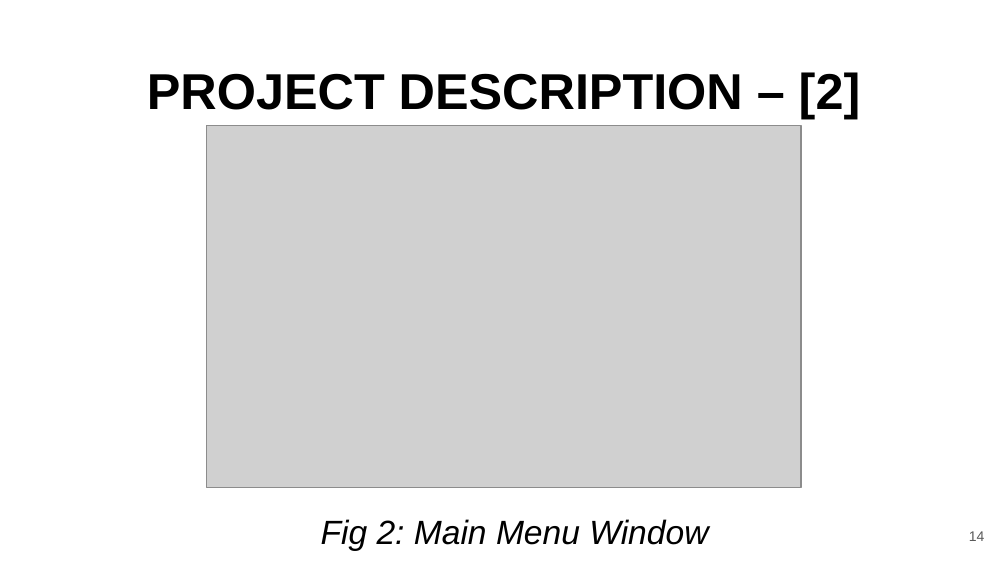
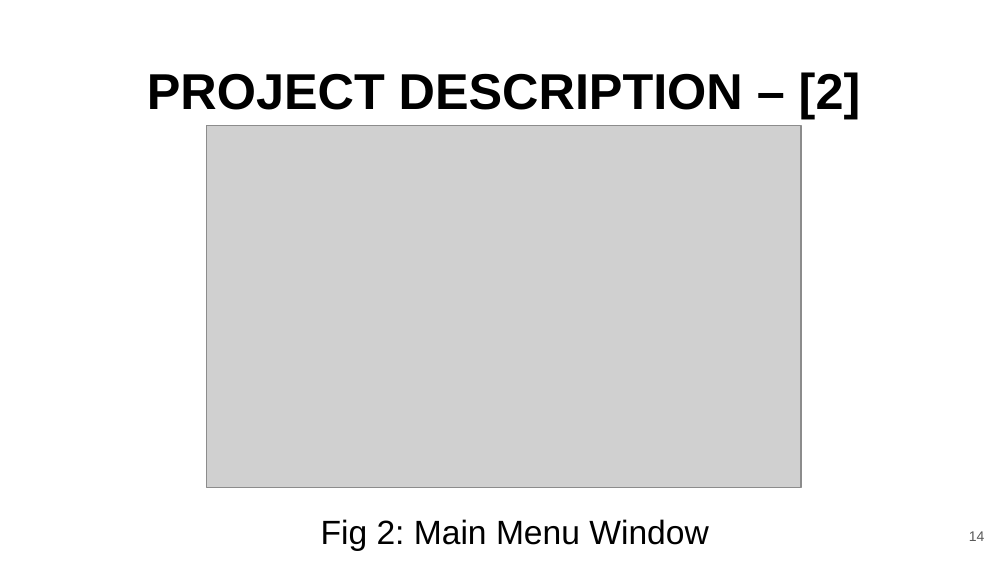
Before and after one commit to pankajmehta07/Sales-Management-System, a slide deck: slide 14 of Sales_Management_Project.pptx. Drawn at 1008x567 pixels with LibreOffice and Linux fonts; fonts in the diff are those of the drawing; grey boxes stand for pictures. Boxes give left, top, right and bottom in pixels: in the first picture for what was removed or moved away, otherwise in the second. Text is boxed around its words. In the diff, an @@ line names an element or a change of style, - is before the commit and + after.

Commit message:
Updated slides for project.

```diff
--- a/Sales_Management_Project.pptx
+++ b/Sales_Management_Project.pptx
@@ text "Fig 2: Main Menu Window" at (321,519,708,551): italic off @@
```
Also in this commit, not shown: 6 other slides changed.
